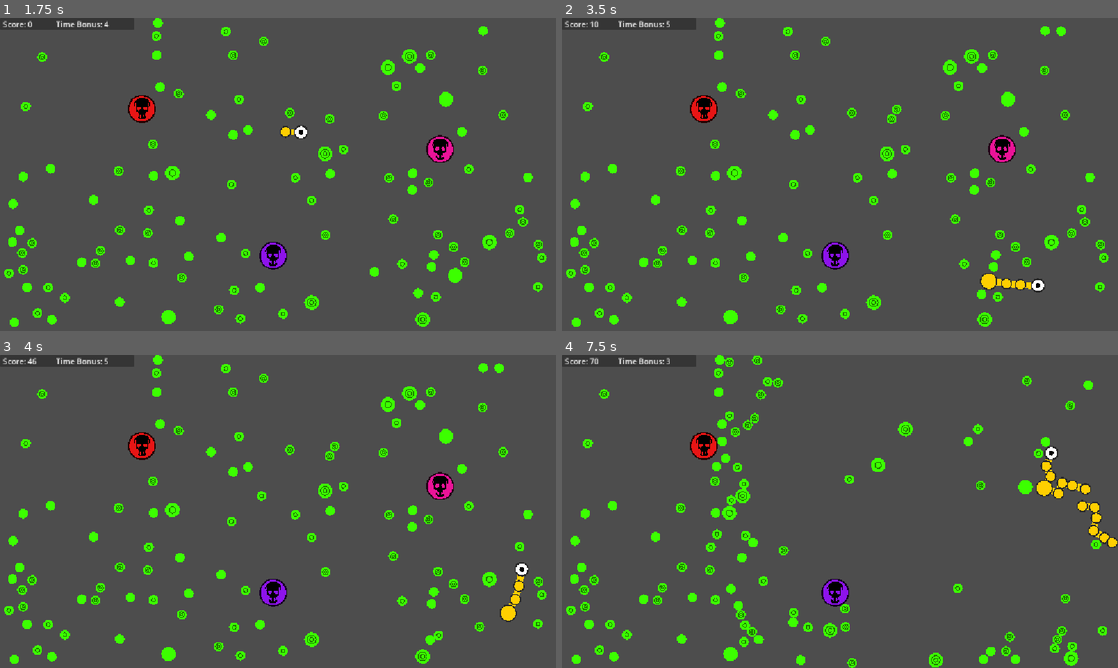
Above: before the commit, frames 1-4 (two rows, left to right).
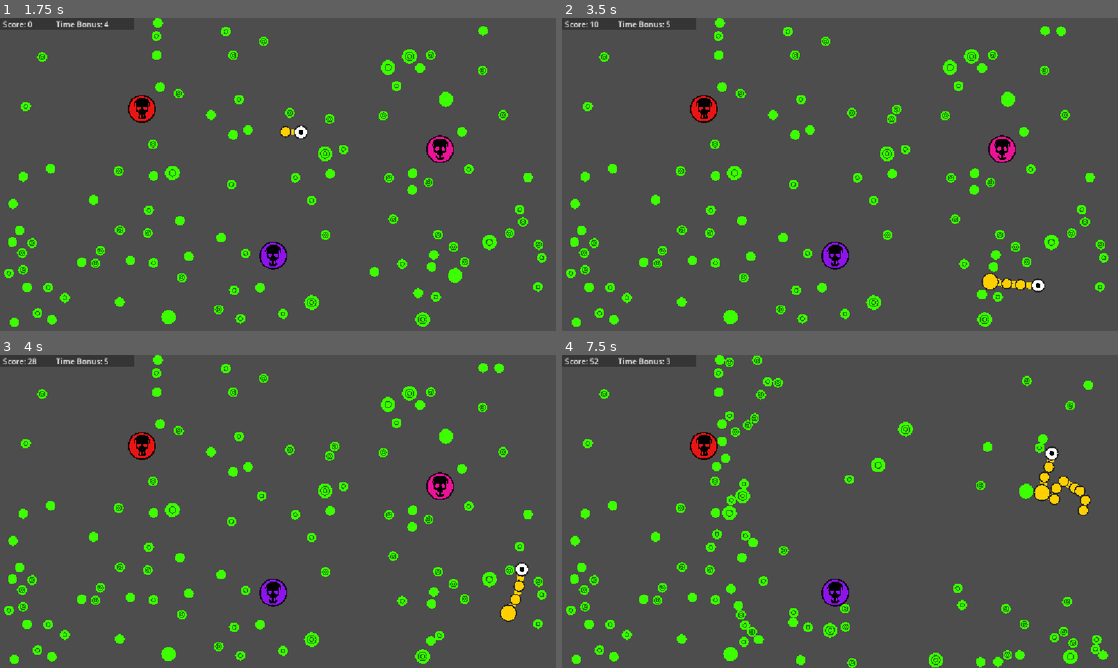
Above: after the commit, the same moments.

Repository: zett42/Physnake
Game: Godot game, scene res://ui/start.tscn
Same seed, same stepped clock (60 frames per second), same inputs: the game is played once before the commit and once after it.
Inputs:
- Up to frame 1 (1.75 s): click "NORMAL" at 0.5 s; tap Enter at 1.25 s; hold Right (move_right) from 1.28 s (still down)
- Up to frame 2 (3.5 s): release Right (move_right) at 2.03 s; hold Down (move_down) 2.03-2.78 s; hold Right (move_right) from 2.78 s (still down)
- Up to frame 3 (4 s): release Right (move_right) at 3.53 s; hold Up (move_up) from 3.53 s (still down)
- Up to frame 4 (7.5 s): release Up (move_up) at 4.28 s; hold Left (move_left) 4.28-5.78 s; hold Down (move_down) 5.78-6.53 s; hold Right (move_right) 6.53-7.28 s; hold Up (move_up) from 7.28 s (still down)

Frame 1 is identical in both runs. In frame 2, less than 0.1% of the frame differs, in the area x 74-87%, y 81-90%; in frame 3, 0.1%; in frame 4, 2.2%, in the area x 5-100%, y 0-100%.

Commit message:
Optimize breadcrumb management and guidance force application in SnakeController

Diff:
--- a/components/snake_controller.gd
+++ b/components/snake_controller.gd
@@ -6,6 +6,7 @@
 
 # Breadcrumb recording
 const BREADCRUMB_RECORD_DISTANCE: float = 2.0  # Record every 2 pixels
+const MAX_BREADCRUMB_COUNT: int = 1000  # Limit breadcrumb storage
 
 # Path guidance tuning
 @export var path_guidance_kp: float = 50.0     # Position stiffness (gentle guidance)
@@ -13,6 +14,9 @@
 @export var max_guidance_force: float = 200.0  # Force clamp (keep it subtle)
 @export var reference_speed: float = 400.0     # Speed for drive factor calculation
 @export var min_drive_threshold: float = 0.1   # Minimum speed ratio to activate guidance
+
+# Optimization
+var last_search_index: int = 0  # Cache last search position for sequential lookups
 
 # Breadcrumb storage (append-only for performance)
 var breadcrumb_positions: PackedVector2Array = PackedVector2Array()
@@ -85,10 +89,13 @@
 		var speed_ratio := head.linear_velocity.length() / reference_speed
 		if speed_ratio > min_drive_threshold:
 			drive_factor = clampf(speed_ratio, 0.0, 1.0)
-			drive_factor = drive_factor * drive_factor  # Square for smoother ramp
+			drive_factor = drive_factor * drive_factor  # Squared for smoother ramp
 
 	# Accumulate actual distances for precise positioning
 	var accumulated_distance := 0.0
+
+	# Reset search index for sequential lookup optimization
+	last_search_index = 0
 
 	for i in range(segments.size()):
 		if not is_instance_valid(segments[i]):
@@ -121,18 +128,21 @@
 	if target_length >= total_length:
 		return breadcrumb_positions[breadcrumb_positions.size() - 1]
 
-	# Binary search for efficiency (could also be linear since we often search in order)
-	var left := 0
-	var right := breadcrumb_lengths.size() - 1
-
-	while left < right:
-		var mid := int((left + right + 1) / 2.0)
-		if breadcrumb_lengths[mid] <= target_length:
-			left = mid
-		else:
-			right = mid - 1
-
-	var index := left
+	# Optimize for sequential access (segments are queried in order)
+	# Start search from last index since next segment is likely nearby
+	var index := last_search_index
+	var size := breadcrumb_lengths.size()
+
+	# Forward scan (most common case)
+	while index < size - 1 and breadcrumb_lengths[index + 1] < target_length:
+		index += 1
+
+	# Backward scan (less common, happens when segments are reordered)
+	while index > 0 and breadcrumb_lengths[index] > target_length:
+		index -= 1
+
+	# Cache for next lookup
+	last_search_index = index
 
 	# Interpolate between points if needed
 	if index < breadcrumb_lengths.size() - 1:
@@ -150,8 +160,15 @@
 func _apply_guidance_force(segment: RigidBody2D, target_position: Vector2, drive_factor: float) -> void:
 	"""Apply PD force to guide segment toward its target."""
 
-	# Calculate PD force
+	# Calculate position error
 	var position_error := target_position - segment.global_position
+
+	# Only apply force if error is significant
+	var error_magnitude := position_error.length()
+	if error_magnitude < 1.0:  # Within 1 pixel is close enough
+		return
+
+	# Velocity damping
 	var velocity_error := -segment.linear_velocity
 
 	var force := path_guidance_kp * position_error + path_guidance_kd * velocity_error
@@ -169,16 +186,23 @@
 
 func _cleanup_breadcrumbs() -> void:
 	"""Remove old breadcrumbs that are no longer needed."""
+
+	# Hard limit on breadcrumb count
+	if breadcrumb_positions.size() > MAX_BREADCRUMB_COUNT:
+		var excess := breadcrumb_positions.size() - MAX_BREADCRUMB_COUNT
+		breadcrumb_positions = breadcrumb_positions.slice(excess)
+		breadcrumb_lengths = breadcrumb_lengths.slice(excess)
+		# Don't need to adjust total_length - it's still accurate
 
 	# Calculate required history length based on actual segment lengths
 	var max_segment_distance := 0.0
 	for segment in segments:
 		if is_instance_valid(segment):
 			max_segment_distance += segment.get_meta("joint_length", 25.0) as float
-	max_segment_distance += 125.0  # Add margin (5 segments worth at base length)
+	max_segment_distance += 200.0  # Add margin
 	var min_required_length := total_length - max_segment_distance
 
-	# Remove breadcrumbs before the required length
+	# Find how many breadcrumbs to remove
 	var remove_count := 0
 	for i in range(breadcrumb_lengths.size()):
 		if breadcrumb_lengths[i] < min_required_length:
@@ -186,18 +210,11 @@
 		else:
 			break
 
-	# Keep at least 2 breadcrumbs
-	if remove_count > 0 and breadcrumb_positions.size() - remove_count >= 2:
-		# Remove from the start (less efficient but happens infrequently)
-		var new_positions := PackedVector2Array()
-		var new_lengths := PackedFloat32Array()
-
-		for i in range(remove_count, breadcrumb_positions.size()):
-			new_positions.append(breadcrumb_positions[i])
-			new_lengths.append(breadcrumb_lengths[i])
-
-		breadcrumb_positions = new_positions
-		breadcrumb_lengths = new_lengths
+	# Keep at least 10 breadcrumbs for stability
+	if remove_count > 0 and breadcrumb_positions.size() - remove_count >= 10:
+		# Use slice for better performance
+		breadcrumb_positions = breadcrumb_positions.slice(remove_count)
+		breadcrumb_lengths = breadcrumb_lengths.slice(remove_count)
 
 
 func get_segment_count() -> int:
